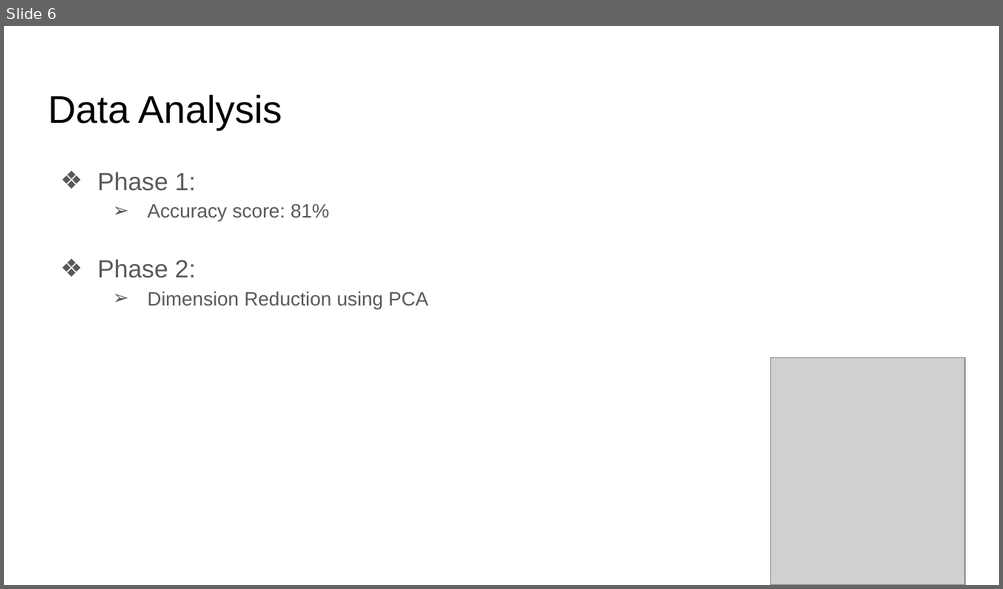
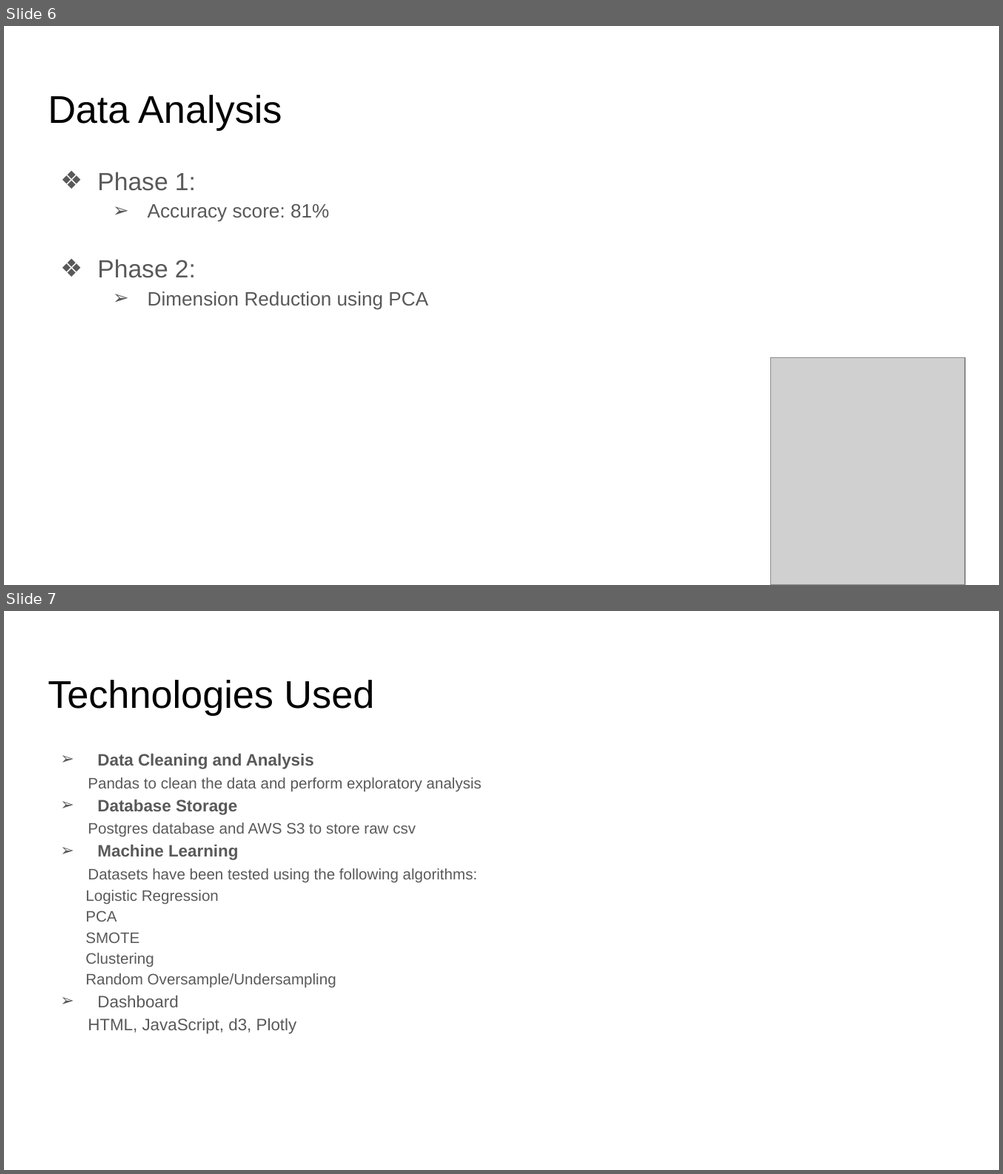
Before and after one commit to sherylla/UCB_Final_Project, a slide deck: Files/Vinho Verde Wine Analysis.pptx. Shown one above the other, each under a label of ours: slide 6 before the commit, slides 6 and 7 after it. The pictures are 1003x589 and 1003x1174 pixels, drawn with LibreOffice and Linux fonts; fonts in the diff are those of the drawing; grey boxes stand for pictures. Boxes give left, top, right and bottom in pixels: in the first picture for what was removed or moved away, otherwise in the second. Text is boxed around its words. In the diff, an @@ line names an element or a change of style, - is before the commit and + after.

Commit message:
modify slides to add technologies used

```diff
--- a/Files/Vinho Verde Wine Analysis.pptx
+++ b/Files/Vinho Verde Wine Analysis.pptx
@@ slide 7 added at <box>4,611,999,1170</box>, background #FFFFFF @@
@@ title added at <box>48,680,374,715</box>, 28 pt, text #000000 @@
+Technologies Used
@@ text added at <box>85,754,481,1034</box>, 11 pt, text #595959 @@
+➢ Data Cleaning and Analysis
+Pandas to clean the data and perform exploratory analysis
+➢ Database Storage
+Postgres database and AWS S3 to store raw csv
+➢ Machine Learning
+Datasets have been tested using the following algorithms:
+Logistic Regression
+PCA
+SMOTE
+Clustering
+Random Oversample/Undersampling
+➢ Dashboard
+HTML, JavaScript, d3, Plotly
```
